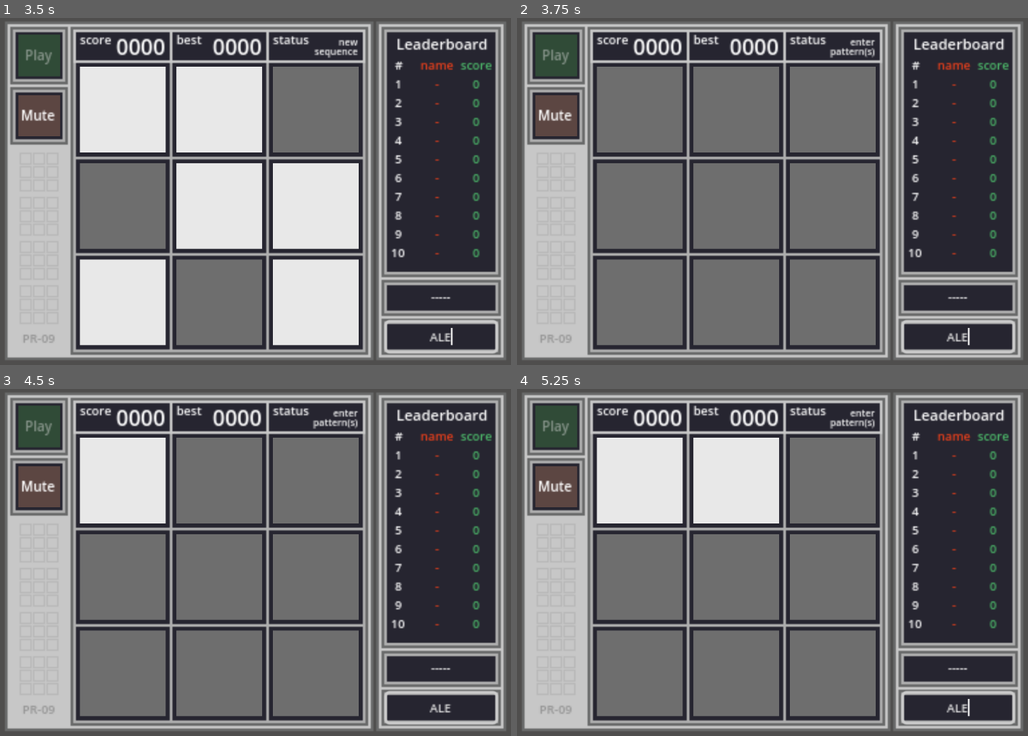
Above: before the commit, frames 1-4 (two rows, left to right).
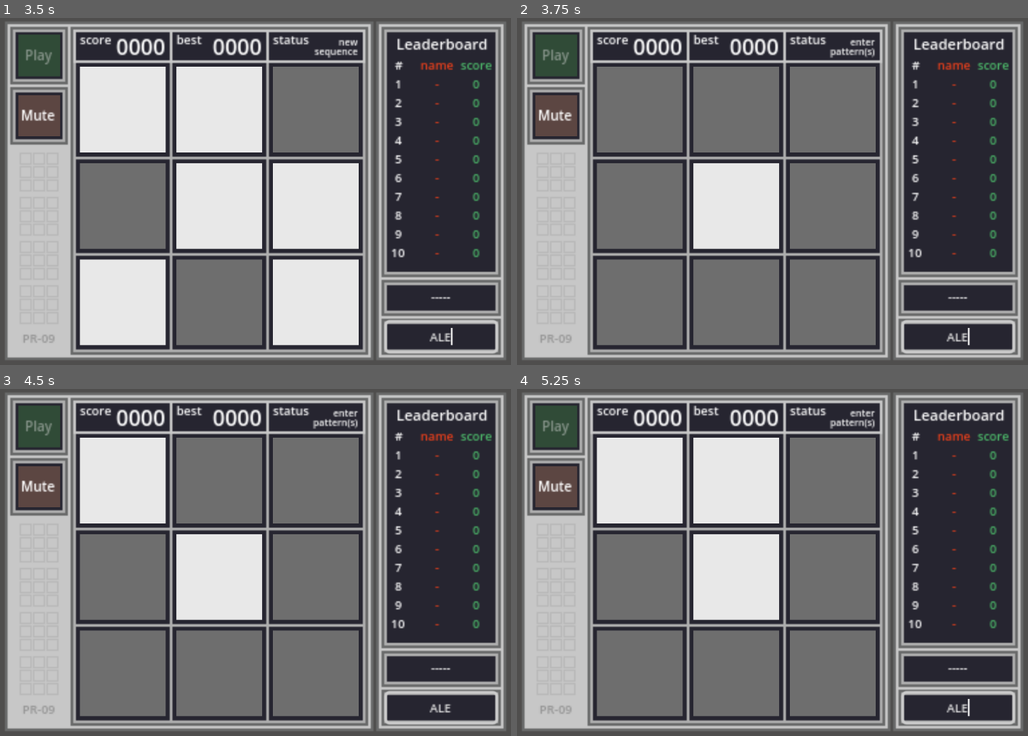
Above: after the commit, the same moments.

Repository: ethan-berkowitz/memoryGame
Game: Godot game, scene res://scenes/game.tscn
Same seed, same stepped clock (60 frames per second), same inputs: the game is played once before the commit and once after it.
Inputs (mouse positions are in pixels of both pictures, inside the frame that each line leads up to):
- Up to frame 1 (3.5 s): click (439, 337) at 0.52 s; type "Alex" at 0.6 s; click "Play" at 1.25 s; click "Mute" at 2 s; type "score" at 2.75 s
- Up to frame 2 (3.75 s): type "best" at 3.5 s
- Up to frame 3 (4.5 s): click (122, 479) at 4.25 s
- Up to frame 4 (5.25 s): click (736, 479) at 5 s

Frame 1 is identical in both runs. In frame 2, 4.2% of the frame differs, in the area x 34-52%, y 41-67%; in frame 3, 4.2%; in frame 4, 4.2%.

Commit message:
added inputmaps for buttons and sound for submitting a score

Diff:
--- a/project.godot
+++ b/project.godot
@@ -37,6 +37,66 @@
 "events": [Object(InputEventKey,"resource_local_to_scene":false,"resource_name":"","device":-1,"window_id":0,"alt_press …(182 unchanged characters)…
 ]
 }
+b1_key={
+"deadzone": 0.5,
+"events": [Object(InputEventKey,"resource_local_to_scene":false,"resource_name":"","device":-1,"window_id":0,"alt_pressed":false,"shift_pressed":false,"ctrl_pressed":false,"meta_pressed":false,"pressed":false,"keycode":0,"physical_keycode":81,"key_label":0,"unicode":113,"echo":false,"script":null)
+, Object(InputEventKey,"resource_local_to_scene":false,"resource_name":"","device":-1,"window_id":0,"alt_pressed":false,"shift_pressed":false,"ctrl_pressed":false,"meta_pressed":false,"pressed":false,"keycode":0,"physical_keycode":55,"key_label":0,"unicode":55,"echo":false,"script":null)
+]
+}
+b2_key={
+"deadzone": 0.5,
+"events": [Object(InputEventKey,"resource_local_to_scene":false,"resource_name":"","device":-1,"window_id":0,"alt_pressed":false,"shift_pressed":false,"ctrl_pressed":false,"meta_pressed":false,"pressed":false,"keycode":0,"physical_keycode":87,"key_label":0,"unicode":119,"echo":false,"script":null)
+, Object(InputEventKey,"resource_local_to_scene":false,"resource_name":"","device":-1,"window_id":0,"alt_pressed":false,"shift_pressed":false,"ctrl_pressed":false,"meta_pressed":false,"pressed":false,"keycode":0,"physical_keycode":56,"key_label":0,"unicode":56,"echo":false,"script":null)
+]
+}
+b3_key={
+"deadzone": 0.5,
+"events": [Object(InputEventKey,"resource_local_to_scene":false,"resource_name":"","device":-1,"window_id":0,"alt_pressed":false,"shift_pressed":false,"ctrl_pressed":false,"meta_pressed":false,"pressed":false,"keycode":0,"physical_keycode":69,"key_label":0,"unicode":101,"echo":false,"script":null)
+, Object(InputEventKey,"resource_local_to_scene":false,"resource_name":"","device":-1,"window_id":0,"alt_pressed":false,"shift_pressed":false,"ctrl_pressed":false,"meta_pressed":false,"pressed":false,"keycode":0,"physical_keycode":57,"key_label":0,"unicode":57,"echo":false,"script":null)
+]
+}
+b4_key={
+"deadzone": 0.5,
+"events": [Object(InputEventKey,"resource_local_to_scene":false,"resource_name":"","device":-1,"window_id":0,"alt_pressed":false,"shift_pressed":false,"ctrl_pressed":false,"meta_pressed":false,"pressed":false,"keycode":0,"physical_keycode":65,"key_label":0,"unicode":97,"echo":false,"script":null)
+, Object(InputEventKey,"resource_local_to_scene":false,"resource_name":"","device":-1,"window_id":0,"alt_pressed":false,"shift_pressed":false,"ctrl_pressed":false,"meta_pressed":false,"pressed":false,"keycode":0,"physical_keycode":52,"key_label":0,"unicode":52,"echo":false,"script":null)
+]
+}
+b5_key={
+"deadzone": 0.5,
+"events": [Object(InputEventKey,"resource_local_to_scene":false,"resource_name":"","device":-1,"window_id":0,"alt_pressed":false,"shift_pressed":false,"ctrl_pressed":false,"meta_pressed":false,"pressed":false,"keycode":0,"physical_keycode":83,"key_label":0,"unicode":115,"echo":false,"script":null)
+, Object(InputEventKey,"resource_local_to_scene":false,"resource_name":"","device":-1,"window_id":0,"alt_pressed":false,"shift_pressed":false,"ctrl_pressed":false,"meta_pressed":false,"pressed":false,"keycode":0,"physical_keycode":53,"key_label":0,"unicode":53,"echo":false,"script":null)
+]
+}
+b6_key={
+"deadzone": 0.5,
+"events": [Object(InputEventKey,"resource_local_to_scene":false,"resource_name":"","device":-1,"window_id":0,"alt_pressed":false,"shift_pressed":false,"ctrl_pressed":false,"meta_pressed":false,"pressed":false,"keycode":0,"physical_keycode":68,"key_label":0,"unicode":100,"echo":false,"script":null)
+, Object(InputEventKey,"resource_local_to_scene":false,"resource_name":"","device":-1,"window_id":0,"alt_pressed":false,"shift_pressed":false,"ctrl_pressed":false,"meta_pressed":false,"pressed":false,"keycode":0,"physical_keycode":54,"key_label":0,"unicode":54,"echo":false,"script":null)
+]
+}
+b7_key={
+"deadzone": 0.5,
+"events": [Object(InputEventKey,"resource_local_to_scene":false,"resource_name":"","device":-1,"window_id":0,"alt_pressed":false,"shift_pressed":false,"ctrl_pressed":false,"meta_pressed":false,"pressed":false,"keycode":0,"physical_keycode":90,"key_label":0,"unicode":122,"echo":false,"script":null)
+, Object(InputEventKey,"resource_local_to_scene":false,"resource_name":"","device":-1,"window_id":0,"alt_pressed":false,"shift_pressed":false,"ctrl_pressed":false,"meta_pressed":false,"pressed":false,"keycode":0,"physical_keycode":49,"key_label":0,"unicode":49,"echo":false,"script":null)
+]
+}
+b8_key={
+"deadzone": 0.5,
+"events": [Object(InputEventKey,"resource_local_to_scene":false,"resource_name":"","device":-1,"window_id":0,"alt_pressed":false,"shift_pressed":false,"ctrl_pressed":false,"meta_pressed":false,"pressed":false,"keycode":0,"physical_keycode":88,"key_label":0,"unicode":120,"echo":false,"script":null)
+, Object(InputEventKey,"resource_local_to_scene":false,"resource_name":"","device":-1,"window_id":0,"alt_pressed":false,"shift_pressed":false,"ctrl_pressed":false,"meta_pressed":false,"pressed":false,"keycode":0,"physical_keycode":50,"key_label":0,"unicode":50,"echo":false,"script":null)
+]
+}
+b9_key={
+"deadzone": 0.5,
+"events": [Object(InputEventKey,"resource_local_to_scene":false,"resource_name":"","device":-1,"window_id":0,"alt_pressed":false,"shift_pressed":false,"ctrl_pressed":false,"meta_pressed":false,"pressed":false,"keycode":0,"physical_keycode":67,"key_label":0,"unicode":99,"echo":false,"script":null)
+, Object(InputEventKey,"resource_local_to_scene":false,"resource_name":"","device":-1,"window_id":0,"alt_pressed":false,"shift_pressed":false,"ctrl_pressed":false,"meta_pressed":false,"pressed":false,"keycode":0,"physical_keycode":51,"key_label":0,"unicode":51,"echo":false,"script":null)
+]
+}
+play_key={
+"deadzone": 0.5,
+"events": [Object(InputEventKey,"resource_local_to_scene":false,"resource_name":"","device":-1,"window_id":0,"alt_pressed":false,"shift_pressed":false,"ctrl_pressed":false,"meta_pressed":false,"pressed":false,"keycode":0,"physical_keycode":32,"key_label":0,"unicode":32,"echo":false,"script":null)
+, Object(InputEventKey,"resource_local_to_scene":false,"resource_name":"","device":-1,"window_id":0,"alt_pressed":false,"shift_pressed":false,"ctrl_pressed":false,"meta_pressed":false,"pressed":false,"keycode":0,"physical_keycode":4194309,"key_label":0,"unicode":0,"echo":false,"script":null)
+]
+}
 
 [rendering]
 
--- a/scenes/game.tscn
+++ b/scenes/game.tscn
@@ -9,6 +9,7 @@
 [ext_resource type="AudioStream" uid="uid://c3ioepov6rgn5" path="res://sounds/wrong.mp3" id="6_hv2mo"]
 [ext_resource type="AudioStream" uid="uid://dps83dp8tnulv" path="res://sounds/select.mp3" id="7_ksrxp"]
 [ext_resource type="AudioStream" uid="uid://r243u3crc3aq" path="res://sounds/sequence_complete.mp3" id="8_5tvrg"]
+[ext_resource type="AudioStream" uid="uid://ejxqx8sfda7y" path="res://sounds/submit_score.mp3" id="9_dubv8"]
 
 [sub_resource type="StyleBoxFlat" id="StyleBoxFlat_fvhv3"]
 bg_color = Color(0.243137, 0.588235, 0.333333, 1)
@@ -323,6 +324,9 @@
 [node name="snd_select" type="AudioStreamPlayer2D" parent="Main/Sounds"]
 stream = ExtResource("7_ksrxp")
 
+[node name="snd_submit_score" type="AudioStreamPlayer2D" parent="Main/Sounds"]
+stream = ExtResource("9_dubv8")
+
 [node name="snd_sequence_complete" type="AudioStreamPlayer2D" parent="Main/Sounds"]
 stream = ExtResource("8_5tvrg")
 
--- a/scripts/main.gd
+++ b/scripts/main.gd
@@ -27,6 +27,7 @@
 @onready var snd_select: AudioStreamPlayer2D = $Sounds/snd_select
 @onready var snd_wrong: AudioStreamPlayer2D = $Sounds/snd_wrong
 @onready var snd_sequence_complete = $Sounds/snd_sequence_complete
+@onready var snd_submit_score = $Sounds/snd_submit_score
 
 @onready var http_request = $HTTPRequest
 
@@ -110,7 +111,7 @@
 		states.START:
 			display_score(score_label, score)
 			display_highscore()
-			if play_button.button_pressed:
+			if play_button.button_pressed or Input.is_action_just_pressed("play_key"):
 				snd_play.play()
 				play_button.disabled = true
 				state = states.ROUND_START
@@ -161,7 +162,7 @@
 					leaderboard_info.text = "-----"
 					input_name.placeholder_text = "-----"
 					status_label.text = txt_wrong
-			if play_button.button_pressed:
+			elif (play_button.button_pressed or Input.is_action_just_pressed("play_key")):
 				play_after_gameover()
 		states.GAMEOVER:
 			all_clickable(false)
@@ -174,7 +175,7 @@
 				return
 			status_label.text = txt_wrong
 			play_button.disabled = false
-			if play_button.button_pressed:
+			if play_button.button_pressed or Input.is_action_just_pressed("play_key"):
 				play_after_gameover()
 
 func play_after_gameover():
@@ -183,6 +184,7 @@
 	reset_game()
 
 func submit_score(player_name: String, submissionScore: int):
+	snd_submit_score.play()
 	last_request = "POST"
 
 	var url = "https://patternrecall-default-rtdb.europe-west1.firebasedatabase.app/messages.json"
@@ -303,6 +305,9 @@
 	state = states.ROUND_START
 
 func check_player_input():
+	check_keyboard_input()
+	if Input.is_action_just_pressed("R"):
+		score += 1
 	for i in grid_size:
 		if buttons[i].button_pressed and !buttons[i].correct:
 			# Activate press animation
@@ -324,6 +329,28 @@
 				snd_wrong.play()
 				state = states.GAMEOVER
 				break
+
+func check_keyboard_input():
+	if Input.is_action_just_pressed("b1_key"):
+		buttons[0].button_pressed = true
+	if Input.is_action_just_pressed("b2_key"):
+		buttons[1].button_pressed = true
+	if Input.is_action_just_pressed("b3_key"):
+		buttons[2].button_pressed = true
+	if Input.is_action_just_pressed("b4_key"):
+		buttons[3].button_pressed = true
+	if Input.is_action_just_pressed("b5_key"):
+		buttons[4].button_pressed = true
+	if Input.is_action_just_pressed("b6_key"):
+		buttons[5].button_pressed = true
+	if Input.is_action_just_pressed("b7_key"):
+		buttons[6].button_pressed = true
+	if Input.is_action_just_pressed("b8_key"):
+		buttons[7].button_pressed = true
+	if Input.is_action_just_pressed("b9_key"):
+		buttons[8].button_pressed = true
+	if Input.is_action_just_pressed("play_key"):
+		play_button.button_pressed = true
 
 func input_pattern_complete():
 	patterns_index += 1
Not shown: 1 places in scenes/game.tscn that only renumber resources
Not shown, added: sounds/submit_score.mp3.import
Not shown, changed: .DS_Store
Not shown, added: builds/index(old).zip
Not shown, changed: builds/index.zip
Not shown, changed: sounds/play.mp3
Not shown, added: sounds/submit_score.mp3
